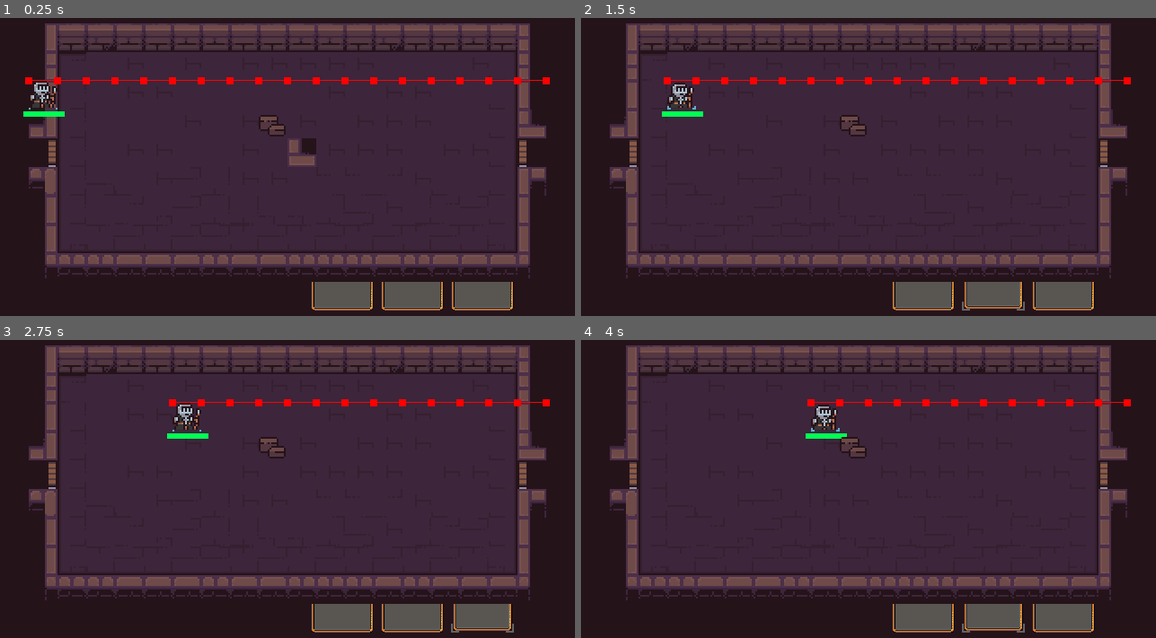
Above: before the commit, frames 1-4 (two rows, left to right).
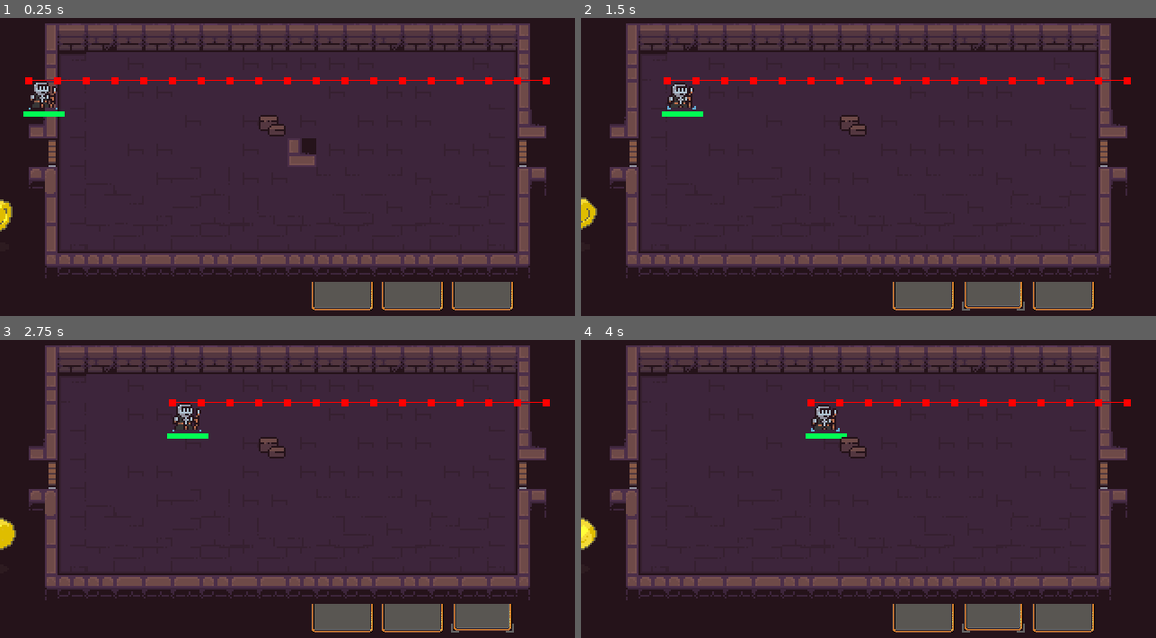
Above: after the commit, the same moments.

Repository: ThermobladeStudios/GMTK-Game-Jam-2023
Game: Godot game, scene res://main.tscn
The game is run twice, just before and just after one commit, with the same random seed, the same clock (stepped at 60 frames per second) and the same inputs.
Inputs (mouse positions are in pixels of both pictures, inside the frame that each line leads up to):
- Up to frame 1 (0.25 s): no input
- Up to frame 2 (1.5 s): click (926, 271) at 0.5 s; click (995, 271) at 1.25 s
- Up to frame 3 (2.75 s): click (483, 593) at 2 s
- Up to frame 4 (4 s): click (926, 593) at 2.75 s; click (995, 593) at 3.5 s

The runs differ from the first frame. In frame 1, 0.2% of the frame differs, in the area x 0-3%, y 60-72%; in frame 2, 0.2%; in frame 3, 0.2%, in the area x 0-3%, y 59-71%; in frame 4, 0.2%.

Commit message:
zoom + coin

Diff:
--- a/Player/Player_UI.tscn
+++ b/Player/Player_UI.tscn
@@ -1,9 +1,74 @@
-[gd_scene load_steps=3 format=3 uid="uid://dxhdlcuv0cfcl"]
+[gd_scene load_steps=13 format=3 uid="uid://dxhdlcuv0cfcl"]
 
-[ext_resource type="PackedScene" uid="uid://csjr38t0fvhja" path="res://Player/button.tscn" id="2_ou7b6"]
+[ext_resource type="Texture2D" uid="uid://b2bj6nwj7qtwv" path="res://Player/coin_gold.png" id="2_7lm6j"]
+[ext_resource type="PackedScene" path="res://Player/button.tscn" id="2_ou7b6"]
 
 [sub_resource type="StyleBoxFlat" id="StyleBoxFlat_d6hi1"]
 bg_color = Color(0.145098, 0.0745098, 0.101961, 1)
+
+[sub_resource type="AtlasTexture" id="AtlasTexture_hxpf4"]
+atlas = ExtResource("2_7lm6j")
+region = Rect2(0, 0, 32, 32)
+
+[sub_resource type="AtlasTexture" id="AtlasTexture_eogi6"]
+atlas = ExtResource("2_7lm6j")
+region = Rect2(32, 0, 32, 32)
+
+[sub_resource type="AtlasTexture" id="AtlasTexture_rmay1"]
+atlas = ExtResource("2_7lm6j")
+region = Rect2(64, 0, 32, 32)
+
+[sub_resource type="AtlasTexture" id="AtlasTexture_cqjsk"]
+atlas = ExtResource("2_7lm6j")
+region = Rect2(96, 0, 32, 32)
+
+[sub_resource type="AtlasTexture" id="AtlasTexture_j1m7f"]
+atlas = ExtResource("2_7lm6j")
+region = Rect2(128, 0, 32, 32)
+
+[sub_resource type="AtlasTexture" id="AtlasTexture_f6vf2"]
+atlas = ExtResource("2_7lm6j")
+region = Rect2(160, 0, 32, 32)
+
+[sub_resource type="AtlasTexture" id="AtlasTexture_0xx3o"]
+atlas = ExtResource("2_7lm6j")
+region = Rect2(192, 0, 32, 32)
+
+[sub_resource type="AtlasTexture" id="AtlasTexture_yta3k"]
+atlas = ExtResource("2_7lm6j")
+region = Rect2(224, 0, 32, 32)
+
+[sub_resource type="SpriteFrames" id="SpriteFrames_cq4ji"]
+animations = [{
+"frames": [{
+"duration": 1.0,
+"texture": SubResource("AtlasTexture_hxpf4")
+}, {
+"duration": 1.0,
+"texture": SubResource("AtlasTexture_eogi6")
+}, {
+"duration": 1.0,
+"texture": SubResource("AtlasTexture_rmay1")
+}, {
+"duration": 1.0,
+"texture": SubResource("AtlasTexture_cqjsk")
+}, {
+"duration": 1.0,
+"texture": SubResource("AtlasTexture_j1m7f")
+}, {
+"duration": 1.0,
+"texture": SubResource("AtlasTexture_f6vf2")
+}, {
+"duration": 1.0,
+"texture": SubResource("AtlasTexture_0xx3o")
+}, {
+"duration": 1.0,
+"texture": SubResource("AtlasTexture_yta3k")
+}],
+"loop": true,
+"name": &"default",
+"speed": 7.0
+}]
 
 [node name="Interface" type="Control"]
 custom_minimum_size = Vector2(200, 0)
@@ -37,3 +102,8 @@
 
 [node name="Button3" parent="Panel/GridContainer" instance=ExtResource("2_ou7b6")]
 layout_mode = 2
+
+[node name="AnimatedSprite2D" type="AnimatedSprite2D" parent="."]
+sprite_frames = SubResource("SpriteFrames_cq4ji")
+autoplay = "default"
+frame_progress = 0.0672525
--- a/main.tscn
+++ b/main.tscn
@@ -27,4 +27,8 @@
 
 [node name="Camera2D" type="Camera2D" parent="."]
 position = Vector2(160, 90)
+limit_left = -160
+limit_top = -90
+limit_right = 480
+limit_bottom = 270
 script = ExtResource("6_qau1g")
Binary file added: Player/coin_gold.png
Not shown, added: Player/coin_gold.png.import
